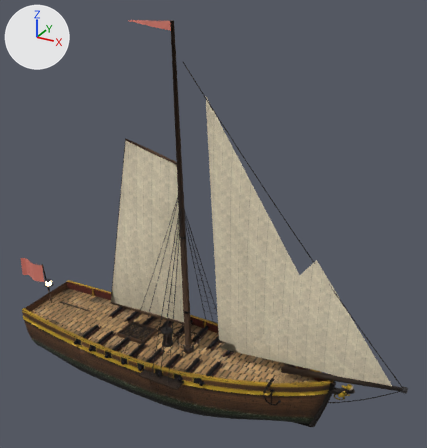
An edit to the glTF model public/models/ships/sloop.glb, drawn before and after from the same camera.
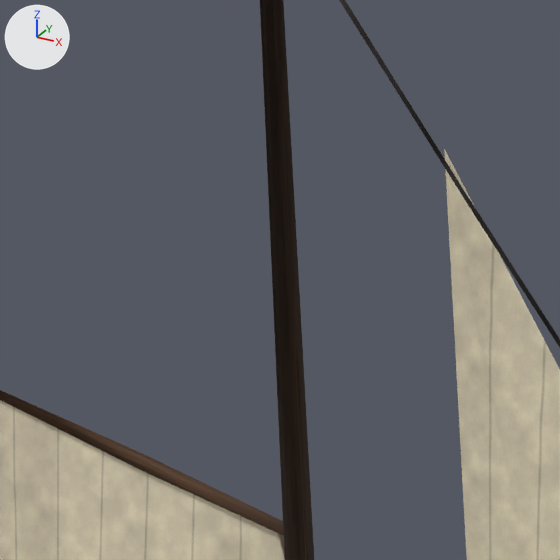
The first picture shows the older version from a 50 mm lens placed at (18.1, -26.7, 24.4), pointed at (2.8, 1.1, 10.4). The close-ups show the older and then the newer version on the part from 29% to 53% of the width and 15% to 38% of the height of that picture. Only the edits that show in the close-ups are written down. The lights are fixed; the arrows at upper left show +X, +Y and +Z. Where no turn or scale is listed for an object, it has been applied to the vertices. Vertices at exactly the same position are counted once.

The scene before the commit, as lines of its bpy script (objects in view):
```python
me_lod0_body = bpy.data.meshes.new('LOD0_Body')
me_lod0_body.from_pydata(...)  # 4197 vertices, 6774 faces; spans x -10.4..12.2, y -3.7..3.7, z -1.8..9.8
me_lod0_body.materials.append(mat_sloop_atlas)
me_lod0_wood = bpy.data.meshes.new('LOD0_Wood')
me_lod0_wood.from_pydata(...)  # 2114 vertices, 3052 faces; spans x -10.4..15.0, y -3.6..3.6, z -2.0..21.8
me_lod0_wood.materials.append(mat_sloop_wood)
me_lod1_wood = bpy.data.meshes.new('LOD1_Wood')
me_lod1_wood.from_pydata(...)  # 371 vertices, 486 faces; spans x -10.4..14.8, y -3.0..3.0, z -2.0..21.8
me_lod1_wood.materials.append(mat_sloop_wood)
me_lod2_m0_aftsail = bpy.data.meshes.new('LOD2_m0_AftSail')
me_lod2_m0_aftsail.from_pydata(...)  # 9 vertices, 8 faces; spans x -6.06..-0.06, y -0.48..0.0, z 1.82..13.37
me_lod2_m0_aftsail.materials.append(mat_sloop_sail)
ob_lod0_body = bpy.data.objects.new('LOD0_Body', me_lod0_body)
ob_lod0_body.location = (0.0, 0.0, 0.0)
ob_lod0_wood = bpy.data.objects.new('LOD0_Wood', me_lod0_wood)
ob_lod0_wood.location = (0.0, 0.0, 0.0)
ob_lod1_wood = bpy.data.objects.new('LOD1_Wood', me_lod1_wood)
ob_lod1_wood.location = (0.0, 0.0, 0.0)
ob_lod2_m0_aftsail = bpy.data.objects.new('LOD2_m0_AftSail', me_lod2_m0_aftsail)
ob_lod2_m0_aftsail.location = (1.6, 0.0, 1.76)
# also in view: 'LOD0_m0_AftYards' at (-1.5, 0.0, 9.4); 'LOD0_Jib' at (8.6, -0.1, 10.5); 'LOD1_m0_AftSail' at (-1.5, -0.2, 9.4); 'LOD0_m0_AftSail' at (-1.5, -0.2, 9.3); 'LOD2_Wood' at (2.2, 0.0, 9.9)
```
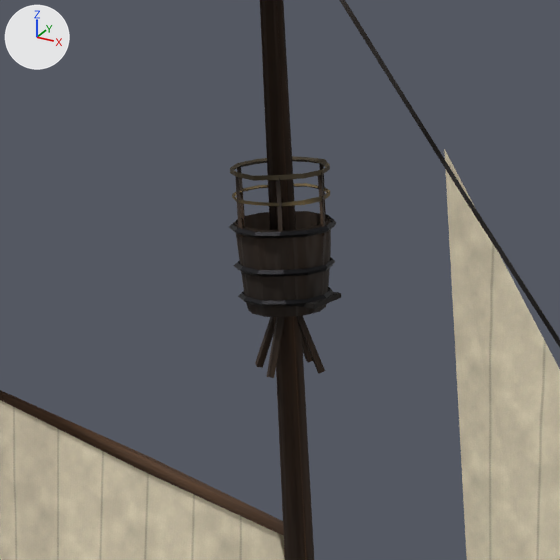
Location of each change, (x1, y1, x2, y2) in pixels of the close-ups (560 x 560 px):
'LOD0_Wood', reshaped
    before: (262, 0, 560, 560)
    after: (230, 0, 560, 560)
'LOD1_Wood', reshaped
    before: (260, 0, 314, 560)
    after: (236, 0, 329, 560)
'LOD0_Body', reshaped (not visible before)
    after: (229, 213, 341, 309)
part 1 of me_lod0_body, added
    after: (299, 292, 341, 309)
part 2 of me_lod0_body, added
    after: (238, 287, 333, 307)
part 3 of me_lod0_body, added
    after: (234, 257, 335, 277)
part 4 of me_lod0_body, added
    after: (229, 213, 336, 238)
part 5 of me_lod0_wood, added
    after: (255, 317, 274, 368)
part 6 of me_lod0_wood, added
    after: (302, 335, 313, 362)
part 7 of me_lod0_wood, added
    after: (296, 315, 325, 374)
part 8 of me_lod0_wood, added
    after: (267, 317, 285, 378)
part 9 of me_lod0_wood, added
    after: (230, 156, 331, 317)
part 10 of me_lod1_wood, added
    after: (236, 211, 329, 316)

Edits to the bpy script that builds the scene:
```text
Change me_lod0_body:
    used by ob_lod0_body; location = (0.0, 0.0, 0.0)
    remove me_lod0_body.from_pydata(...)  # 4197 vertices, 6774 faces; spans x -10.4..12.2, y -3.7..3.7, z -1.8..9.8
    add me_lod0_body.from_pydata(...)  # 4373 vertices, 7098 faces; spans x -10.4..12.2, y -3.7..3.7, z -1.8..17.3
    me_lod0_body part 1: a new loose piece, a box spanning x 1.125..1.625, y -0.25..0.25, z 16.562..16.609, in mat_sloop_atlas
    me_lod0_body part 2: a new loose piece of 48 vertices spanning x 0.7..1.6, y -0.5..0.5, z 16.6, in mat_sloop_atlas
    me_lod0_body part 3: a new loose piece of 48 vertices spanning x 0.7..1.6, y -0.5..0.5, z 16.8..16.9, in mat_sloop_atlas
    me_lod0_body part 4: a new loose piece of 48 vertices spanning x 0.6..1.7, y -0.5..0.5, z 17.2..17.3, in mat_sloop_atlas
    other edits to the shape of me_lod0_body do not show in these pictures
Change me_lod0_wood:
    used by ob_lod0_wood; location = (0.0, 0.0, 0.0)
    remove me_lod0_wood.from_pydata(...)  # 2114 vertices, 3052 faces; spans x -10.4..15.0, y -3.6..3.6, z -2.0..21.8
    add me_lod0_wood.from_pydata(...)  # 2455 vertices, 3552 faces; spans x -10.4..15.0, y -3.6..3.6, z -2.0..21.8
    me_lod0_wood part 5: the loose piece of 8 vertices spanning x 1.3..2.2, y 0.0..3.3, z 1.9..11.8 is copied, and the copy is scaled about its middle by (0.287, -0.000226, -0.0617), then moved by (-0.8, -1.7, 9.3); it spans x 0.8..1.1, y 0.0, z 15.8..16.5
    me_lod0_wood part 6: the loose piece of 8 vertices spanning x 1.3..2.2, y 0.0..3.3, z 1.9..11.8 is copied, and the copy is scaled about its middle by (-0.022, -0.0801, -0.0603), then moved by (-0.6, -1.5, 9.3); it spans x 1.1..1.2, y 0.1..0.4, z 15.8..16.5
    me_lod0_wood part 7: the loose piece of 8 vertices spanning x 1.3..2.2, y 0.0..3.3, z 1.9..11.8 is copied, and the copy is scaled about its middle by (-0.324, -0.000226, -0.0605), then moved by (-0.4, -1.7, 9.3); it spans x 1.2..1.6, y 0.0, z 15.9..16.5
    me_lod0_wood part 8: the loose piece of 8 vertices spanning x 1.3..2.2, y -3.3..0.0, z 1.9..11.8 is copied, and the copy is scaled about its middle by (-0.022, -0.0801, -0.0603), then moved by (-0.6, 1.5, 9.3); it spans x 1.1..1.2, y -0.4..-0.1, z 15.8..16.5
    me_lod0_wood part 9: 166 vertices added at x 0.6..1.6, y -0.5..0.5, z 16.5..17.8
    other edits to the shape of me_lod0_wood do not show in these pictures
Change me_lod1_wood:
    used by ob_lod1_wood; location = (0.0, 0.0, 0.0)
    remove me_lod1_wood.from_pydata(...)  # 371 vertices, 486 faces; spans x -10.4..14.8, y -3.0..3.0, z -2.0..21.8
    add me_lod1_wood.from_pydata(...)  # 411 vertices, 550 faces; spans x -10.4..14.8, y -3.0..3.0, z -2.0..21.8
    me_lod1_wood part 10: a new loose piece of 40 vertices spanning x 0.7..1.6, y -0.5..0.5, z 16.5..17.3, in mat_sloop_wood
```
